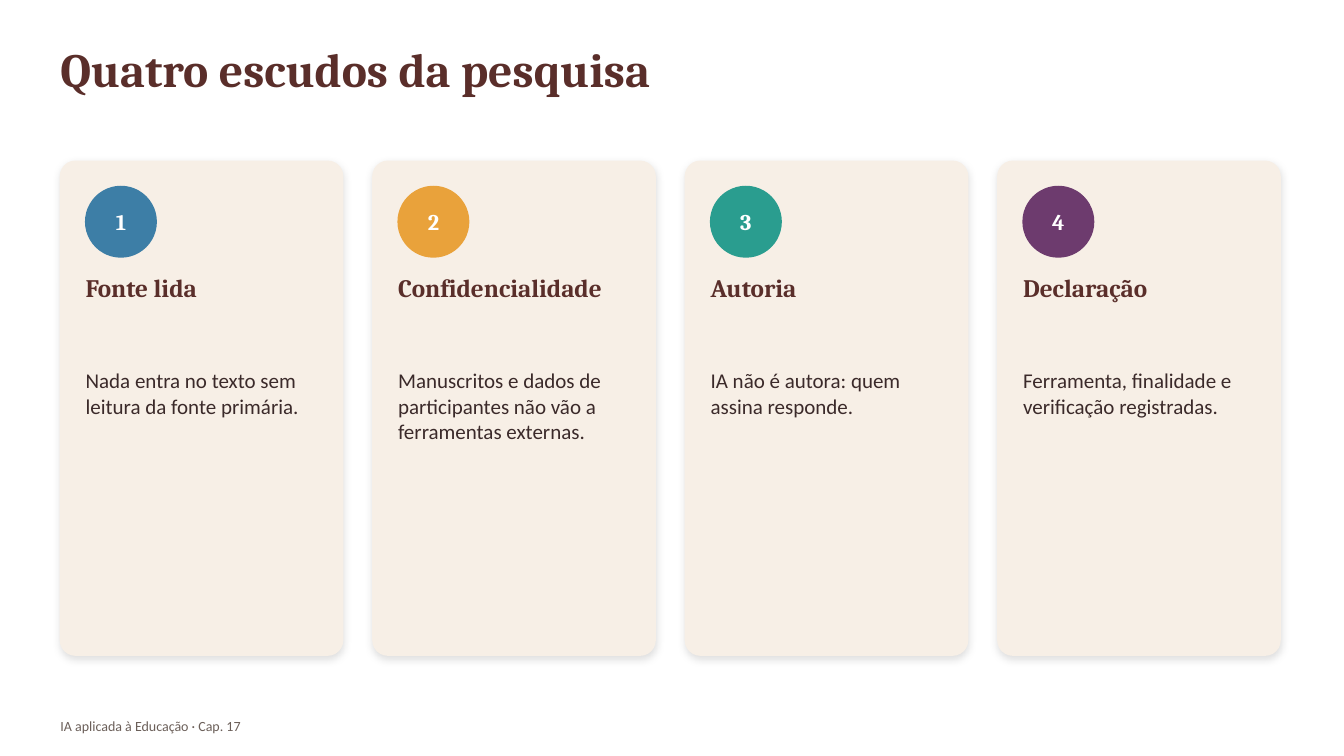
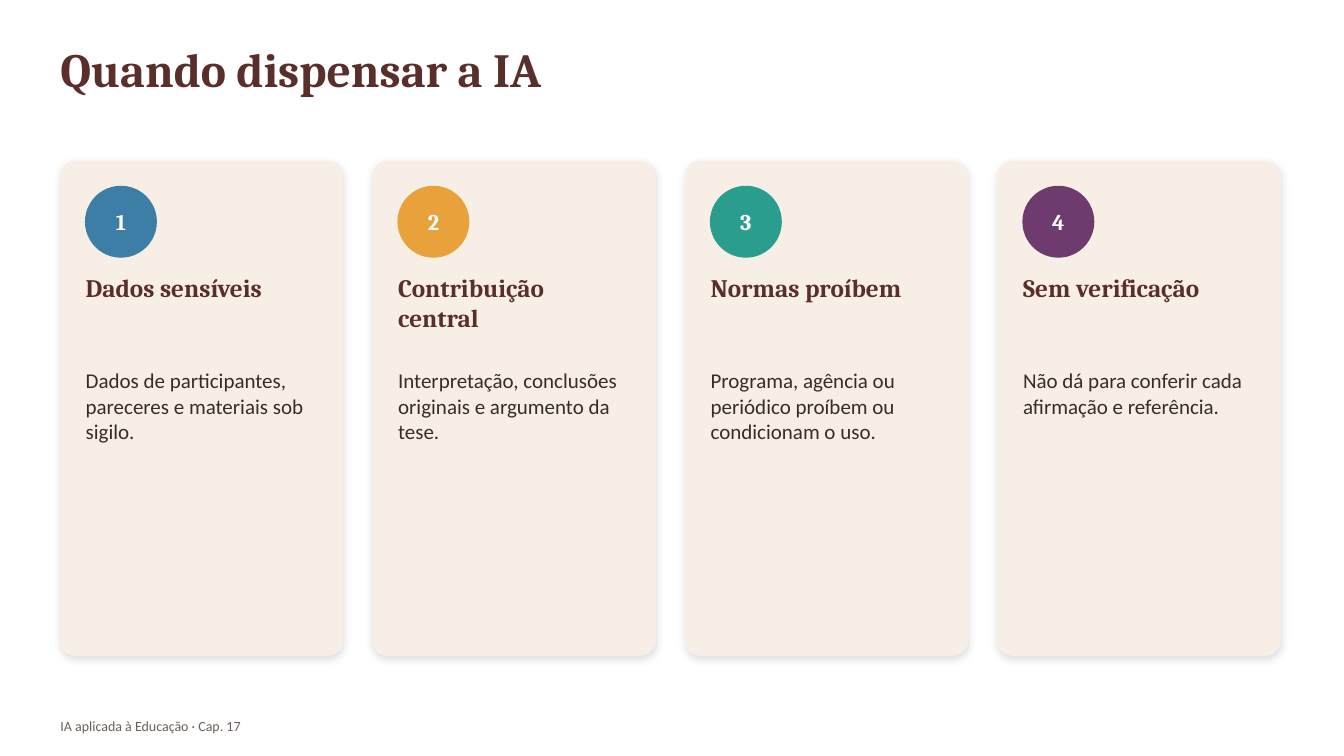
Before and after one commit to arakenmedeiros/claude, a slide deck: slide 20 of livro_ia_educacao/saida/pptx/Cap17_slides.pptx (slide 5 before the commit). Drawn at 1344x756 pixels with LibreOffice and Linux fonts; fonts in the diff are those of the drawing. Boxes give left, top, right and bottom in pixels: in the first picture for what was removed or moved away, otherwise in the second. Text is boxed around its words. In the diff, an @@ line names an element or a change of style, - is before the commit and + after.

```diff
--- a/livro_ia_educacao/saida/pptx/Cap17_slides.pptx
+++ b/livro_ia_educacao/saida/pptx/Cap17_slides.pptx
@@ text at [60, 54, 541, 97]: text changed @@
-Quatro escudos da pesquisa
+Quando dispensar a IA
@@ text at [86, 279, 262, 297]: text changed @@
-Fonte lida
+Dados sensíveis
@@ text at [398, 279, 544, 327]: text changed @@
-Confidencialidade
+Contribuição central
@@ text at [711, 279, 901, 303]: text changed @@
-Autoria
+Normas proíbem
@@ text at [1023, 279, 1199, 303]: text changed @@
-Declaração
+Sem verificação
@@ text at [86, 373, 303, 443]: text changed @@
-Nada entra no texto sem leitura da fonte primária.
+Dados de participantes, pareceres e materiais sob sigilo.
@@ text at [398, 373, 616, 439]: text changed @@
-Manuscritos e dados de participantes não vão a ferramentas externas.
+Interpretação, conclusões originais e argumento da tese.
@@ text at [711, 373, 895, 439]: text changed @@
-IA não é autora: quem assina responde.
+Programa, agência ou periódico proíbem ou condicionam o uso.
@@ text at [1023, 373, 1242, 418]: text changed @@
-Ferramenta, finalidade e verificação registradas.
+Não dá para conferir cada afirmação e referência.
```
Also in this commit, not shown: 8 other slides changed, 13 slides added, 3 slides removed, 42 other files.
